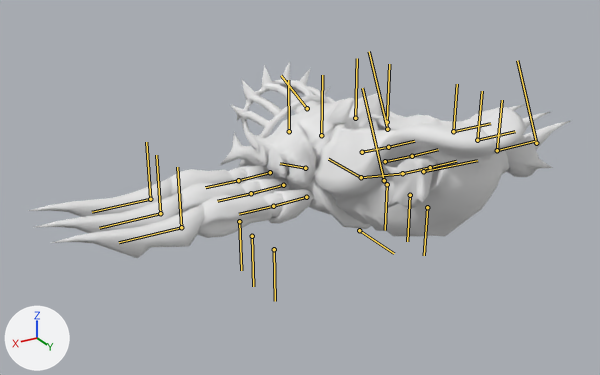
Before and after pictures for a commit that changed the glTF model Project/area/1 sand oasis/boss/boss/model/SandScorpion.gltf.
One viewpoint serves both versions: a camera (50 mm lens) standing at (20.6, 28.9, 17.4) and looking at (2.7, -1.0, 2.4). The lights are fixed; the arrows at lower left show +X, +Y and +Z. Both versions are drawn at frame 28 of the action 'attack-heavy'; the numbers are the values there. The bones that bend it are drawn over the model as lines.

Names of what the first picture shows: 'ScorpionMesh'.
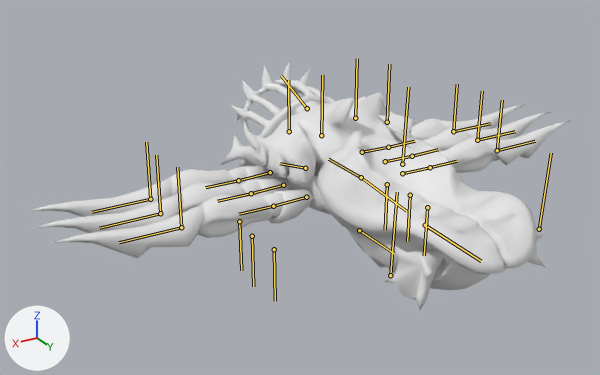
Where the change shows, as pixel boxes [x1, y1, x2, y2] in the pictures (600 x 375 px):
'ScorpionMesh', posed (26% taller): before [28, 62, 570, 258]; after [28, 62, 570, 310]
bone 'hip', root to tip: before (361, 177) to (404, 173); after (361, 177) to (406, 211)
bone 'tail', root to tip: before (423, 171) to (477, 160); after (425, 225) to (481, 261)

What the commit changed:
Bone 'hip' (bone_hip) turns from (26, 0, 0) to (-2, 0, 0) degrees about its own x, y and z.
Bone 'tail' (bone_tail) is rescaled from (1.0, 1.0, 1.2) to (1.0, 1.0, 1.01).
